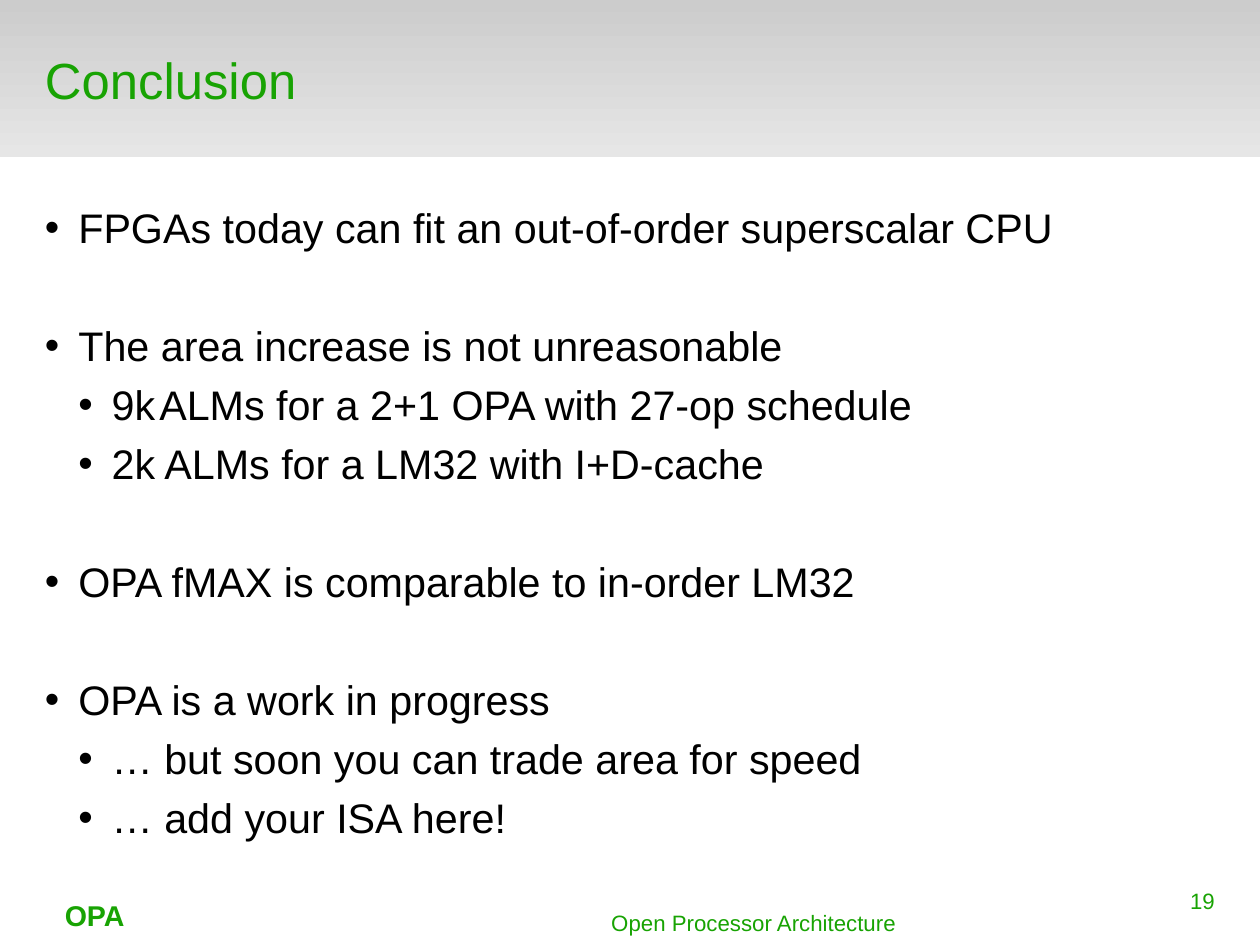
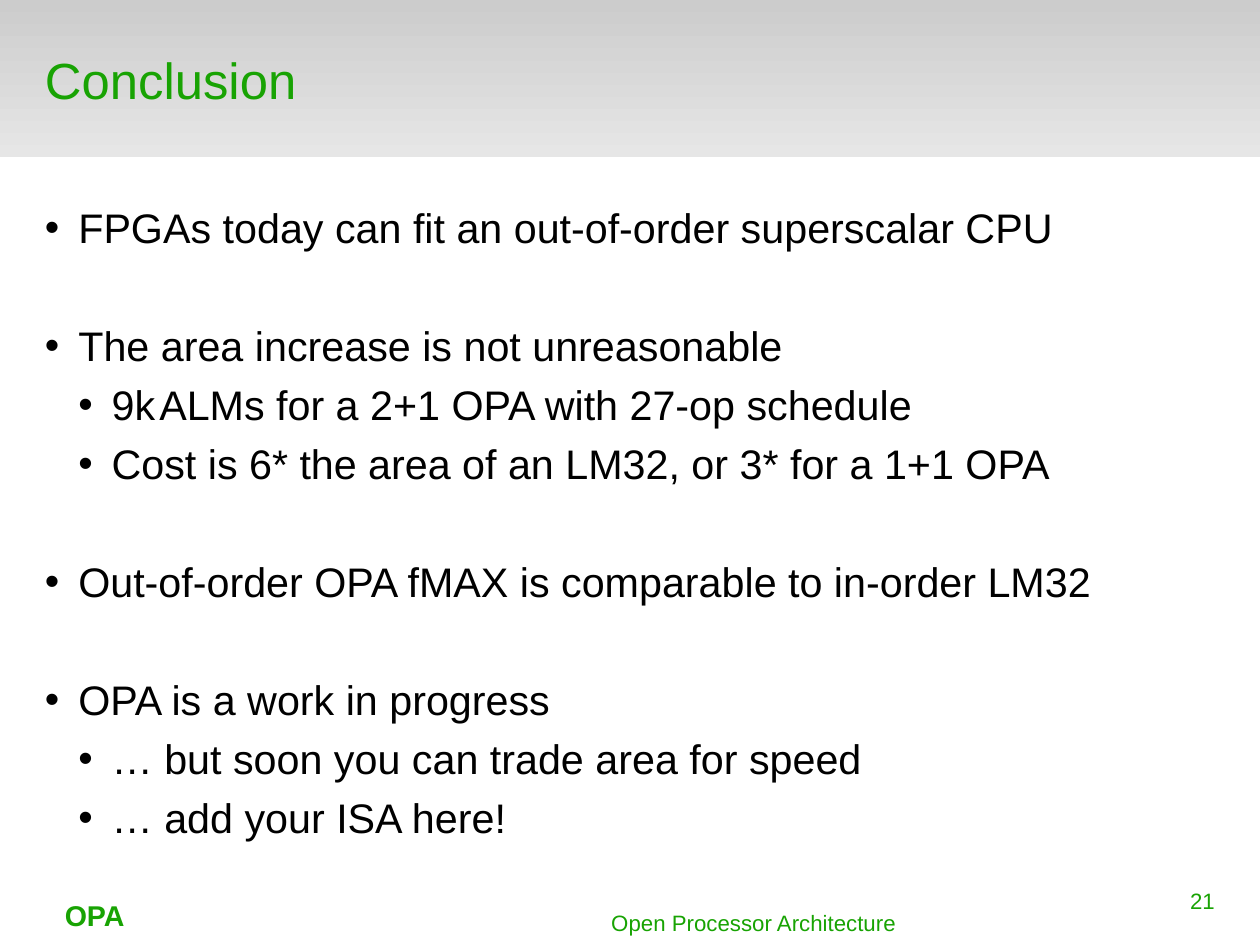
Before and after one commit to terpstra/opa, a slide deck: slide 21 of docs/orconf2015.odp (slide 19 before the commit). Drawn at 1260x945 pixels with LibreOffice and Linux fonts; fonts in the diff are those of the drawing; background and template pictures are left out. Boxes give left, top, right and bottom in pixels: in the first picture for what was removed or moved away, otherwise in the second. Text is boxed around its words. In the diff, an @@ line names an element or a change of style, - is before the commit and + after.

```diff
--- a/docs/orconf2015.odp
+++ b/docs/orconf2015.odp
@@ text at (78, 449, 1091, 605): text changed @@
-  • 2k ALMs for a LM32 with I+D-cache
-• OPA fMAX is comparable to in-order LM32
+  • Cost is 6* the area of an LM32, or 3* for a 1+1 OPA
+• Out-of-order OPA fMAX is comparable to in-order LM32
@@ page number at (1190, 893, 1215, 909): text changed @@
-19
+21
```
Also in this commit, not shown: 4 other slides changed, 2 slides added.
